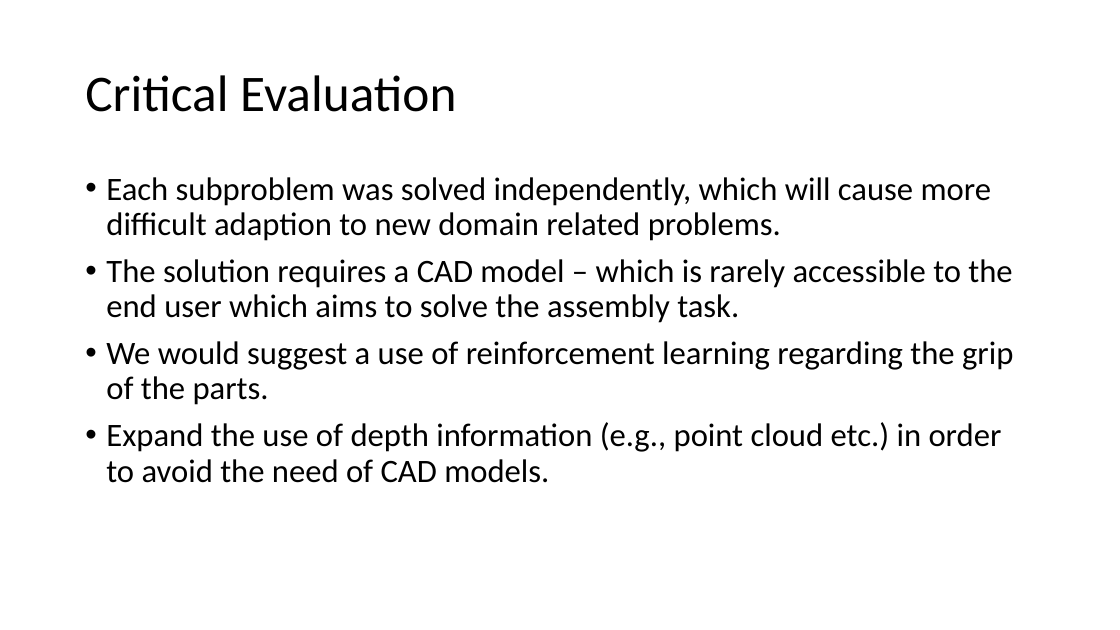
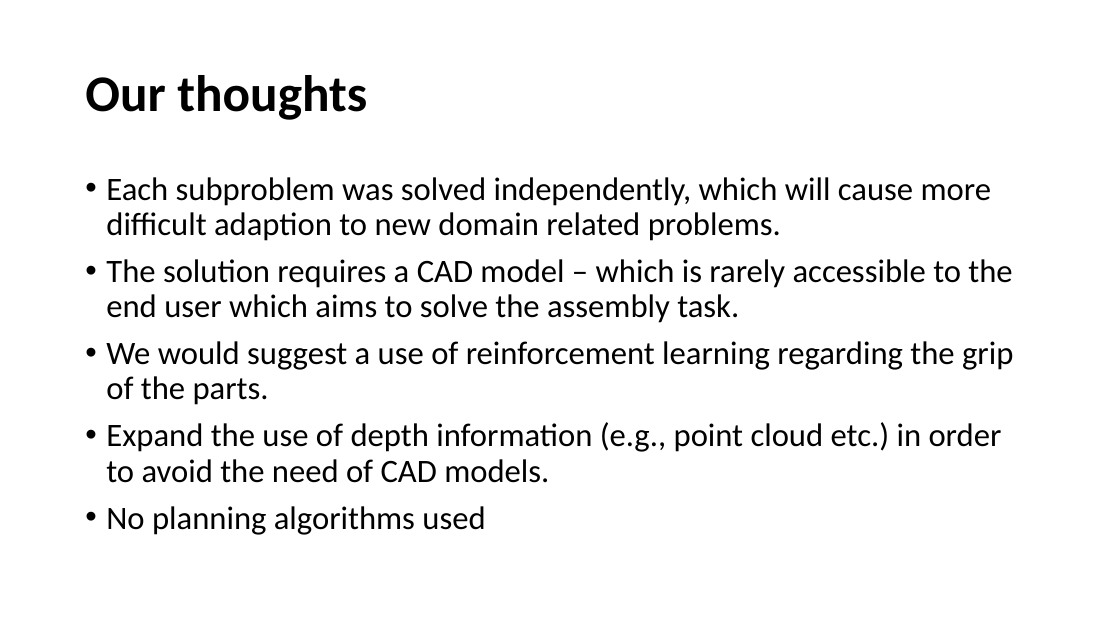
Before and after one commit to farjon/IRS_course, a slide deck: slide 11 of FinalProject/FinalProject.pptx (slide 7 before the commit). Drawn at 1120x630 pixels with LibreOffice and Linux fonts; fonts in the diff are those of the drawing. Boxes give left, top, right and bottom in pixels: in the first picture for what was removed or moved away, otherwise in the second. Text is boxed around its words. In the diff, an @@ line names an element or a change of style, - is before the commit and + after.

```diff
--- a/FinalProject/FinalProject.pptx
+++ b/FinalProject/FinalProject.pptx
@@ title at box(85, 75, 367, 120): text changed; bold on @@
-Critical Evaluation
+Our thoughts
@@ text at box(106, 506, 485, 535): paragraph added @@
+• No planning algorithms used
```
Also in this commit, not shown: 4 other slides changed, 5 slides added, 1 slide removed, 10 other files.
